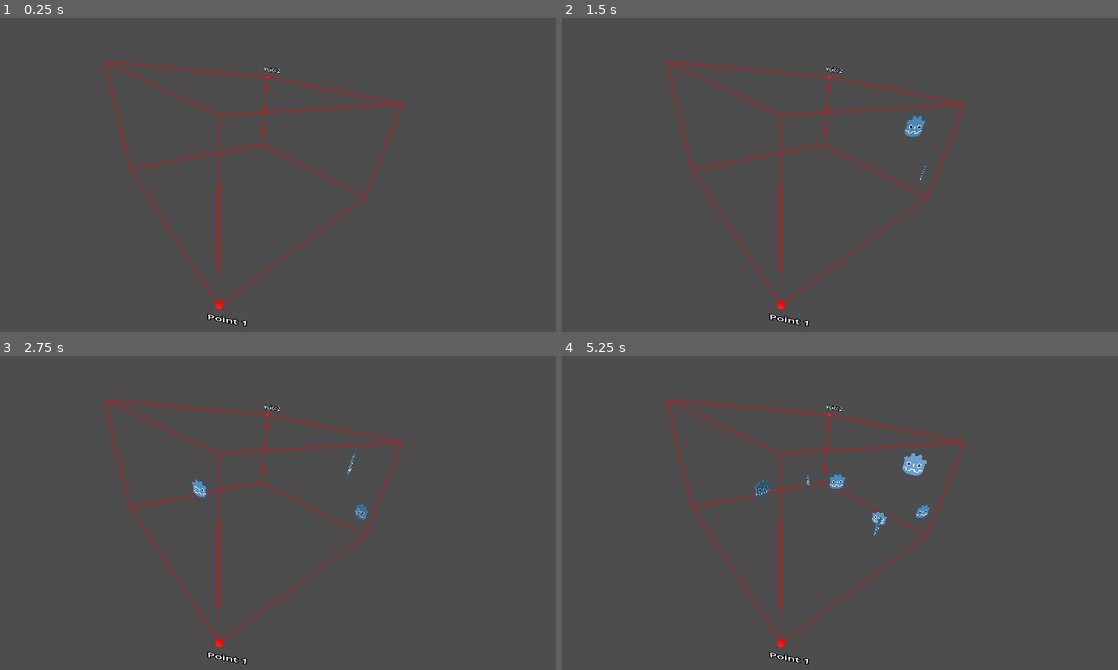
Above: before the commit, frames 1-4 (two rows, left to right).
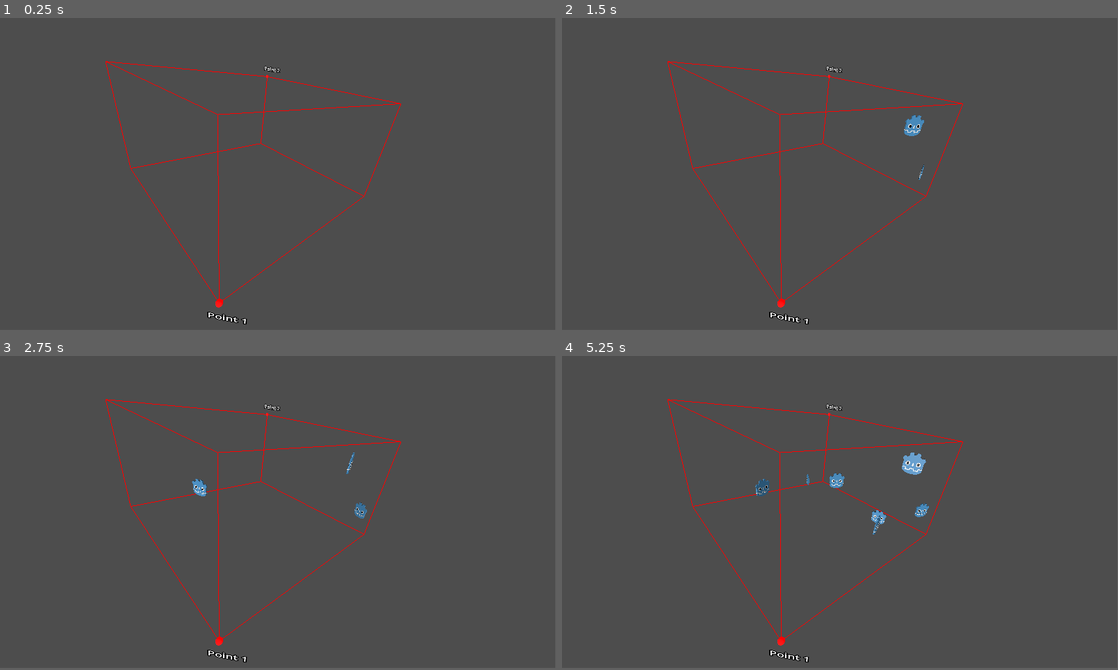
Above: after the commit, the same moments.

Repository: pierogigon/My-Godot-Demo-Scenes
Game: Godot game, scene res://3d_spawn.tscn
Same seed, same stepped clock (60 frames per second), same inputs: the game is played once before the commit and once after it. The project has no main scene, so this scene is started directly.
Inputs (mouse positions are in pixels of both pictures, inside the frame that each line leads up to):
- Up to frame 1 (0.25 s): no input
- Up to frame 2 (1.5 s): tap Enter at 0.5 s; move the mouse to (962, 159) at 0.52 s; click (962, 159) at 0.6 s; move the mouse to (728, 190) at 1.27 s; click (728, 190) at 1.35 s
- Up to frame 3 (2.75 s): move the mouse to (333, 443) at 2.02 s; click (333, 443) at 2.1 s
- Up to frame 4 (5.25 s): move the mouse to (812, 575) at 2.77 s; click (812, 575) at 2.85 s; move the mouse to (1006, 560) at 3.52 s; click (1006, 560) at 3.6 s; move the mouse to (673, 465) at 4.27 s; click (673, 465) at 4.35 s; move the mouse to (867, 513) at 5.02 s; click (867, 513) at 5.1 s
In our replay, the window is 800x452 before the commit and 799x449 after it. These sizes can differ from the game's own. Grey fills any space a smaller window leaves; there, only what the larger window draws over its background counts as a difference.

The runs differ from the first frame. In frame 1, 1.1% of the frame differs, in the area x 18-73%, y 13-99%; in frame 2, 1.2%; in frame 3, 1.2%; in frame 4, 1.4%.

Commit message:
project download added

Diff:
--- a/Spawning Objects Randomly in a Region (2d and 3d)/spawning-objects-randomly-in-a-region-(2d-and-3d)/2d_spawn.gd
+++ b/Spawning Objects Randomly in a Region (2d and 3d)/spawning-objects-randomly-in-a-region-(2d-and-3d)/2d_spawn.gd
@@ -2,7 +2,7 @@
 
 #region Random Position Part 1: Defining Two Points
 @export var point_1: Vector2 = Vector2(50,50)
-@export var point_2: Vector2 = Vector2(1100,600)
+@export var point_2: Vector2 = Vector2(1870,1030)
 #endregion
 
 #region Spawning Objects Part 1: Saving the Object Blueprint
--- a/Spawning Objects Randomly in a Region (2d and 3d)/spawning-objects-randomly-in-a-region-(2d-and-3d)/3d_spawn.gd
+++ b/Spawning Objects Randomly in a Region (2d and 3d)/spawning-objects-randomly-in-a-region-(2d-and-3d)/3d_spawn.gd
@@ -1,6 +1,6 @@
 extends Node3D
 
-#region Random Position Part 1: Defining Two Points
+#region Random Position Part 1: Declaring Two Points
 var point_1: Vector3
 var point_2: Vector3
 #endregion
@@ -9,10 +9,16 @@
 @onready var powerup_blueprint: Resource = preload("res://godot_powerup_3d.tscn")
 #endregion
 
+#region Random Position Part 1b: Defining Two Points
+func _ready():
+	randomize() #this function ensures every playthrough is different
+	point_1 = $Visualizer3D/Point1.position
+	point_2 = $Visualizer3D/Point2.position
+#endregion
 
 #region Random Position Part 2: Writing a Function
 func get_random_point_inside(p1: Vector3, p2: Vector3) -> Vector3:
-#region Part 2a: Getting Random x-values and y-values
+#region Part 2a: Getting Random x, y, and z-values
 	var x_value: float = randf_range(p1.x, p2.x)
 	var y_value: float = randf_range(p1.y, p2.y)
 	var z_value: float = randf_range(p1.z, p2.z)
@@ -44,11 +50,6 @@
 #endregion
 #endregion
 
-func _ready():
-	randomize() #this function ensures every playthrough is different
-	point_1 = $Visualizer3D/Point1.position
-	point_2 = $Visualizer3D/Point2.position
-
 
 func _process(_delta):
 	#Every time we press the left mouse button, we spawn a powerup.
--- a/Spawning Objects Randomly in a Region (2d and 3d)/spawning-objects-randomly-in-a-region-(2d-and-3d)/project.godot
+++ b/Spawning Objects Randomly in a Region (2d and 3d)/spawning-objects-randomly-in-a-region-(2d-and-3d)/project.godot
@@ -16,8 +16,9 @@
 
 [display]
 
-window/size/viewport_width=1150
-window/size/viewport_height=650
+window/size/viewport_width=1920
+window/size/viewport_height=1080
+window/size/mode=3
 
 [input]
 
Not shown, added: 00 - All Project Downloads/spawning-objects-randomly-in-a-region-(2d-and-3d).zip
